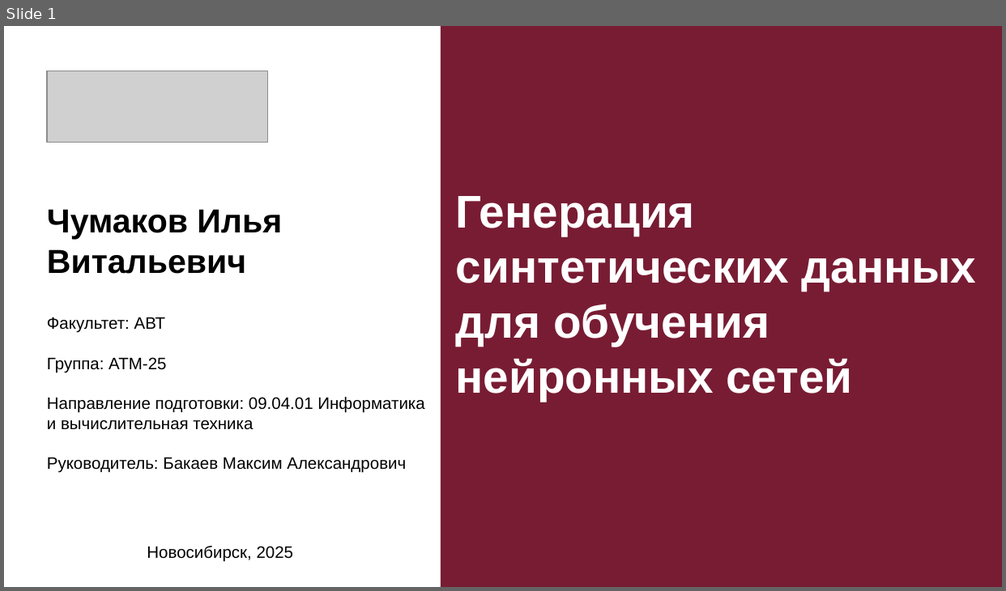
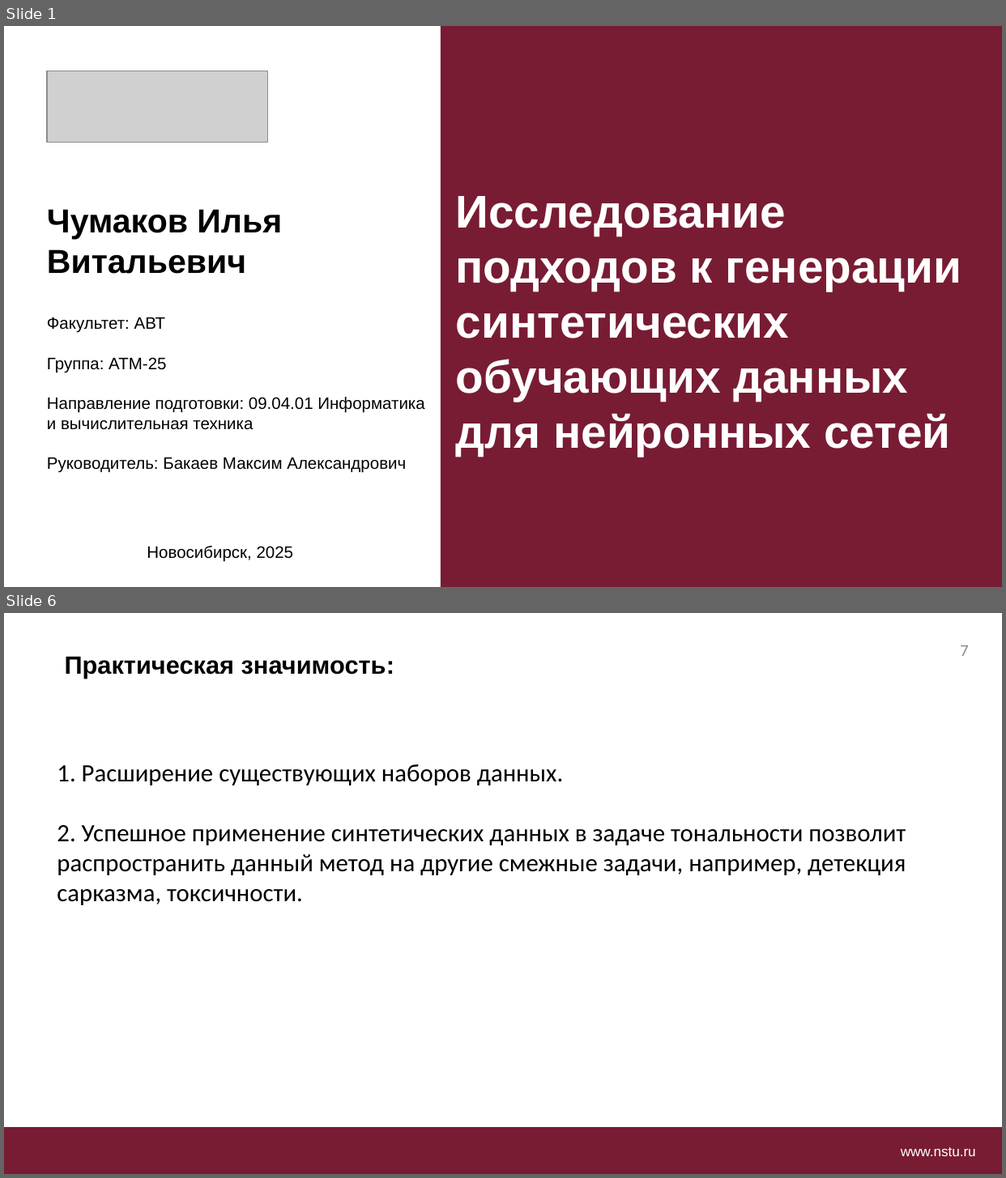
Before and after one commit to LimeShot/NSTU, a slide deck: SM/Чумаков (1).pptm. Shown one above the other, each under a label of ours: slide 1 before the commit, slides 1 and 6 after it; the slides between them are not shown. The pictures are 1006x591 and 1006x1178 pixels, drawn with LibreOffice and Linux fonts; fonts in the diff are those of the drawing; grey boxes stand for pictures; background and template pictures are left out. Boxes give left, top, right and bottom in pixels: in the first picture for what was removed or moved away, otherwise in the second. Text is boxed around its words. In the diff, an @@ line names an element or a change of style, - is before the commit and + after.

```diff
--- a/SM/Чумаков (1).pptm
+++ b/SM/Чумаков (1).pptm
@@ slide 6 added at (4, 613, 1002, 1174), background #FFFFFF; not listed: 1 template element that a slide beside it also shows @@
@@ text added at (65, 656, 394, 678), 18 pt, text #000000, bold @@
+Практическая значимость:
@@ text added at (960, 645, 968, 656), 12 pt, text #8C8C8C @@
+7
@@ text added at (57, 764, 906, 905), 18 pt, text #000000 @@
+1. Расширение существующих наборов данных.
+2. Успешное применение синтетических данных в задаче тональности позволит распространить данный метод на другие смежные задачи, например, детекция сарказма, токсичности.
@@ text added at (901, 1148, 976, 1157), 10 pt, text #FFFFFF @@
+www.nstu.ru
@@ slide 1 changed as well @@
@@ text at (456, 196, 961, 456): text changed @@
-Генерация синтетических данных для обучения нейронных сетей
+Исследование подходов к генерации синтетических обучающих данных для нейронных сетей
```
Also in this commit, not shown: 3 other slides changed, 1 other slide added, 4 slides removed, 45 other files.
